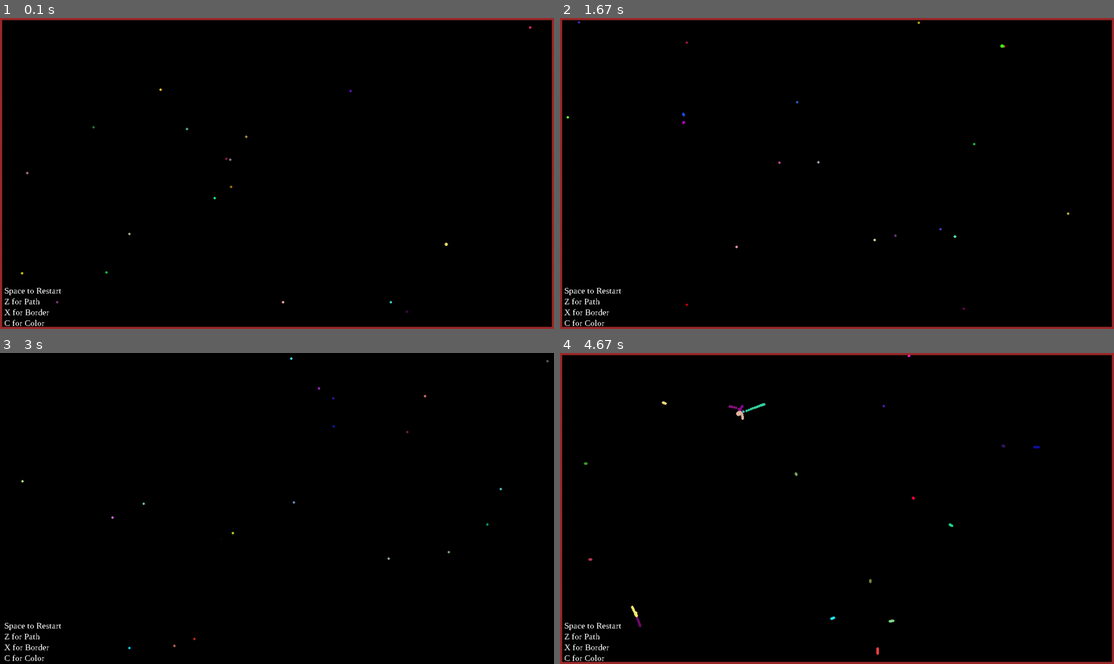
Above: before the commit, frames 1-4 (two rows, left to right).
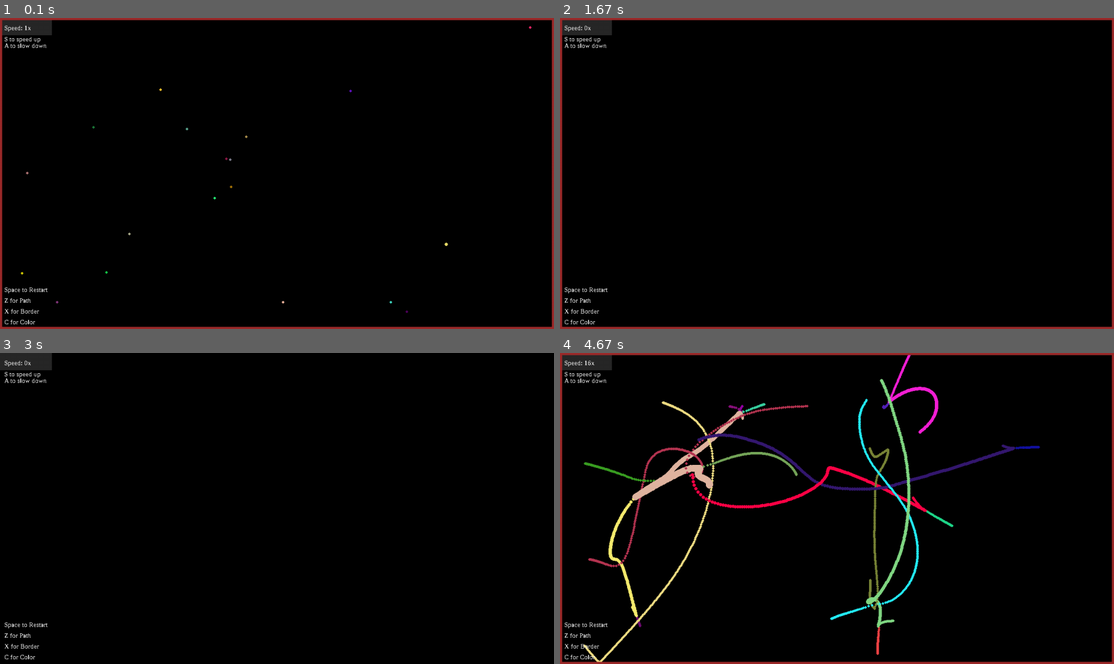
Above: after the commit, the same moments.

Repository: HiDoYa/gravity-simulation
Game: pygame game, started from simulation/main.py
The game is run twice, just before and just after one commit, with the same random seed, the same clock (stepped at 60 frames per second) and the same inputs.
Inputs:
- Up to frame 1 (0.1 s): no input
- Up to frame 2 (1.67 s): hold A 0.33-0.87 s; hold S 0.9-1.2 s; tap Space at 0.97, 1.3, 1.6 s; tap Z at 1.05 s; hold A 1.23-1.63 s
- Up to frame 3 (3 s): hold S 1.67-2.03 s; tap Space at 1.73, 2.13, 2.43, 2.97 s; hold A 2.07-2.53 s; tap Z at 2.22 s; tap X at 2.57 s; hold A from 2.9 s (still down)
- Up to frame 4 (4.67 s): tap Space at 3.27, 3.53, 3.87, 4.17, 4.3 s; release A at 3.43 s; hold S 3.47-3.77 s; tap Z at 3.62 s; hold A 3.8-4.2 s; tap X at 3.95 s; hold S 4.23-4.6 s; hold A from 4.63 s (still down)

The runs differ from the first frame. In frame 1, 0.9% of the frame differs, in the area x 0-12%, y 0-100%; in frame 2, 1.0%; in frame 3, 1.1%; in frame 4, 6.0%, in the area x 0-86%, y 0-100%.

Commit message:
Added game speed

Diff:
--- a/simulation/main.py
+++ b/simulation/main.py
@@ -16,11 +16,14 @@
 
 # Font and text
 pygame.font.init()
-text_font = pygame.font.SysFont('Times New Roman', 20)
+text_font = pygame.font.SysFont('Times New Roman', 15)
+
 text_space = text_font.render("Space to Restart", False, WHITE)
 text_z = text_font.render("Z for Path", False, WHITE)
 text_x = text_font.render("X for Border", False, WHITE)
 text_c = text_font.render("C for Color", False, WHITE)
+text_s = text_font.render("S to speed up", False, WHITE)
+text_a = text_font.render("A to slow down", False, WHITE)
 
 clock = pygame.time.Clock()
 random.seed()
@@ -29,6 +32,7 @@
 objects = []
 number_of_objects = 20
 start_mass = 30
+game_speed = 1
 
 # Create border
 border_thickness = 5
@@ -46,6 +50,8 @@
 
 # Constant
 GRAV_CONST = 6.67408 * (10 ** (-11))
+# This looks pretty cool
+# GRAV_CONST = -6.67408 * (10 ** (-11))
 
 # Returns true if the string is an integer
 def string_is_int(number):
@@ -223,9 +229,18 @@
     elif pressed[pygame.K_x] and not pressing:
         pressing = True
         border = not border
+        # Border needs to disappear
+        screen.fill(BLACK)
     elif pressed[pygame.K_c] and not pressing:
         pressing = True
         draw_color = not draw_color
+    elif pressed[pygame.K_s] and not pressing:
+        pressing = True
+        game_speed += 1
+    elif pressed[pygame.K_a] and not pressing:
+        pressing = True
+        if game_speed > 0:
+            game_speed -= 1
 
     # Reset key press if all keys aren't pressed
     all_empty = True
@@ -242,29 +257,37 @@
     if all_empty:
         pressing = False
 
-    # Checks for collision and deletes y if applicable
-    for x in objects:
-        for y in objects:
-            if x != y and not x.merged and not y.merged:
-                x.collision(y)
-
-    # Calculates new velocity based on force of gravity
-    for x in objects:
-        for y in objects:
-            if x != y and not x.merged and not y.merged:
-                x.calculate_new_velocity(y)
-
-    # Calculates position based on velocity
-    for x in objects:
-        x.calculate_new_position()
-
-    # Fill screen
-    if not draw_path:
-        screen.fill(BLACK)
-
-    # Draw
-    for i in objects:
-        i.draw_object()
+    for num in range(game_speed):
+        # Checks for collision and deletes y if applicable
+        for x in objects:
+            for y in objects:
+                if x != y and not x.merged and not y.merged:
+                    x.collision(y)
+
+        # Calculates new velocity based on force of gravity
+        for x in objects:
+            for y in objects:
+                if x != y and not x.merged and not y.merged:
+                    x.calculate_new_velocity(y)
+
+        # Calculates position based on velocity
+        for x in objects:
+            x.calculate_new_position()
+
+        # Fill screen
+        if not draw_path:
+            screen.fill(BLACK)
+
+        # Draw
+        for i in objects:
+            i.draw_object()
+
+    # Game speed
+    text_speed = text_font.render("Speed: " + str(game_speed) + "x", False, WHITE)
+    pygame.draw.rect(screen, (40, 40, 40), (0, 0, 120, 40))
+    screen.blit(text_speed, (10, 14))
+    screen.blit(text_s, (10, 40))
+    screen.blit(text_a, (10, 55))
 
     # Instructions
     screen.blit(text_space, (10, size[1] - 100))
